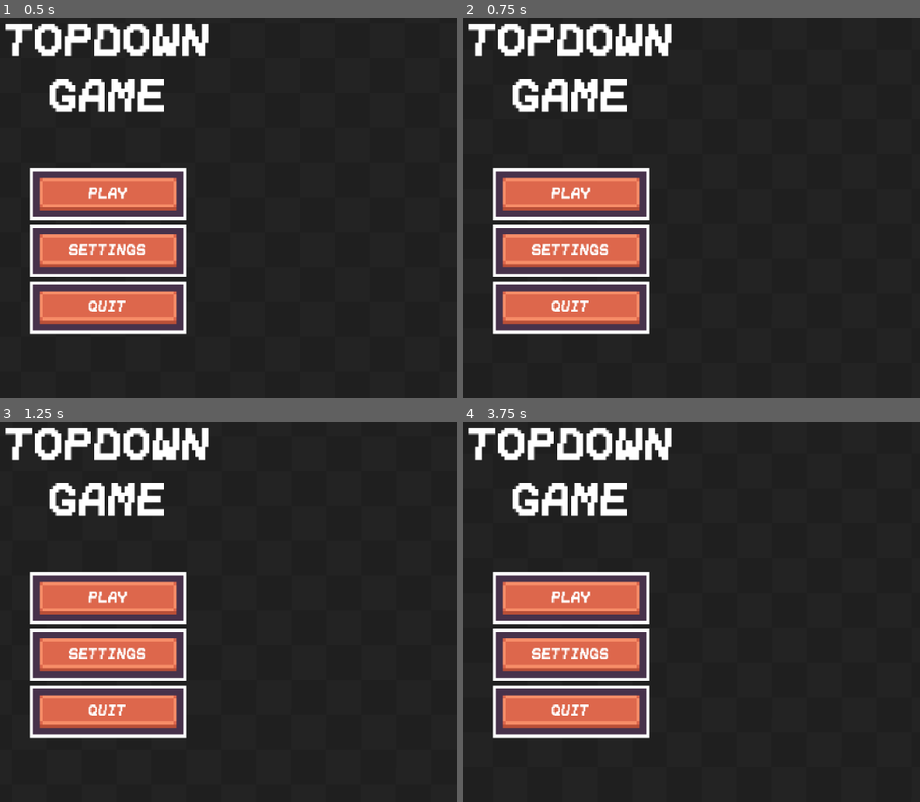
Above: before the commit, frames 1-4 (two rows, left to right).
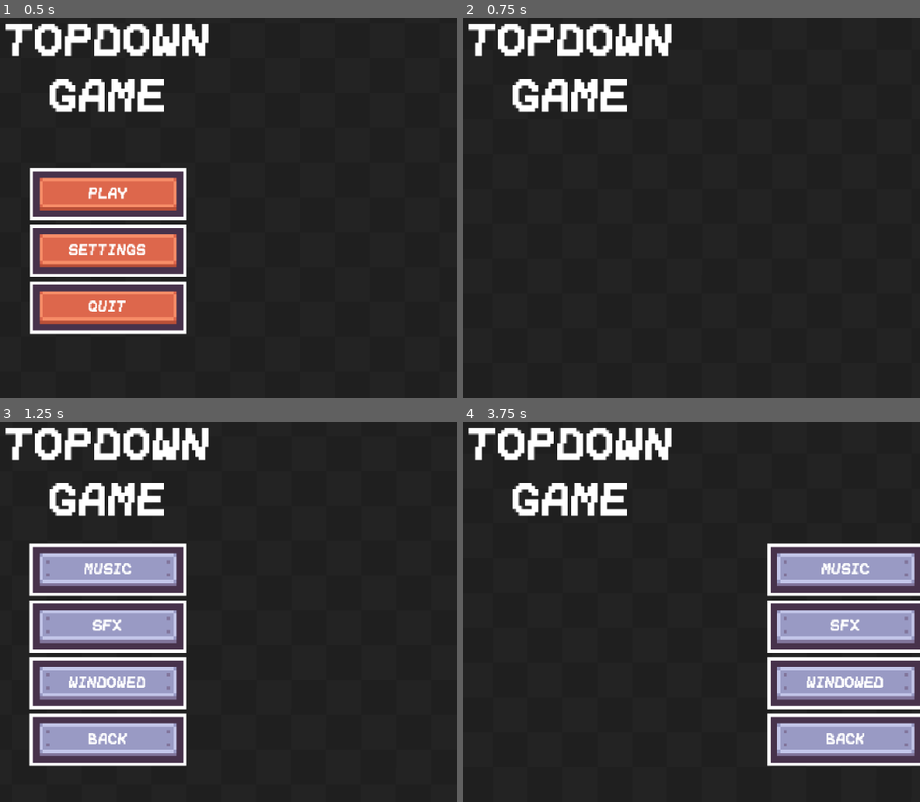
Above: after the commit, the same moments.

Repository: VictorPrazeres/TopDownGame
Game: Godot game, scene res://Scenes/UI/main_menu.tscn
Two runs of this game, one before a commit and one after it. Both use one fixed random seed, a clock stepped at 60 frames per second and the inputs below. The project has no main scene, so this scene is started directly.
Inputs (mouse positions are in pixels of both pictures, inside the frame that each line leads up to):
- Up to frame 1 (0.5 s): no input
- Up to frame 2 (0.75 s): click "SETTINGS" at 0.5 s
- Up to frame 3 (1.25 s): no input
- Up to frame 4 (3.75 s): click (572, 570) at 1.25 s, where only the run after the commit has a clickable "MUSIC"; click (572, 627) at 2 s, where only the run after the commit has a clickable "SFX"; click (572, 684) at 2.75 s, where only the run after the commit has a clickable "WINDOWED"; click (572, 741) at 3.5 s, where only the run after the commit has a clickable "BACK"

Frame 1 is identical in both runs. In frame 2, 14% of the frame differs, in the area x 6-41%, y 39-84%; in frame 3, 19%; in frame 4, 33%, in the area x 6-100%, y 31-91%.

Commit message:
feat(ui): move action buttons
Animate button components movements to improve visual layout and align.

Diff:
--- a/Scenes/UI/main_menu.gd
+++ b/Scenes/UI/main_menu.gd
@@ -1 +1,38 @@
 class_name MainMenu extends Control
+
+@onready var main_buttons: Control = $MainButtons
+@onready var settings_buttons: Control = $SettingsButtons
+
+
+func _on_play_button_pressed() -> void:
+	pass
+
+
+func _on_settings_button_pressed() -> void:
+	var tween := create_tween()
+	tween.tween_property(main_buttons, "global_position:y", 350, 0.2)
+	tween.tween_interval(0.1)
+	tween.tween_property(settings_buttons, "global_position:x", 145, 0.3)
+
+
+func _on_quit_button_pressed() -> void:
+	pass
+
+
+func _on_music_button_pressed() -> void:
+	pass
+
+
+func _on_sfx_button_pressed() -> void:
+	pass
+
+
+func _on_window_button_pressed() -> void:
+	pass
+
+
+func _on_back_button_pressed() -> void:
+	var tween := create_tween()
+	tween.tween_property(settings_buttons, "global_position:x", 558, 0.3)
+	tween.tween_interval(0.1)
+	tween.tween_property(main_buttons, "global_position:y", 115, 0.2)
--- a/Scenes/UI/main_menu.tscn
+++ b/Scenes/UI/main_menu.tscn
@@ -339,3 +339,11 @@
 label_settings = ExtResource("6_gih0s")
 horizontal_alignment = 1
 vertical_alignment = 1
+
+[connection signal="pressed" from="MainButtons/VBoxContainer/Play/PlayButton" to="." method="_on_play_button_pressed"]
+[connection signal="pressed" from="MainButtons/VBoxContainer/Settings/SettingsButton" to="." method="_on_settings_button_pressed"]
+[connection signal="pressed" from="MainButtons/VBoxContainer/Quit/QuitButton" to="." method="_on_quit_button_pressed"]
+[connection signal="pressed" from="SettingsButtons/VBoxContainer/Music/MusicButton" to="." method="_on_music_button_pressed"]
+[connection signal="pressed" from="SettingsButtons/VBoxContainer/SFX/SFXButton" to="." method="_on_sfx_button_pressed"]
+[connection signal="pressed" from="SettingsButtons/VBoxContainer/Window/WindowButton" to="." method="_on_window_button_pressed"]
+[connection signal="pressed" from="SettingsButtons/VBoxContainer/Back/BackButton" to="." method="_on_back_button_pressed"]
